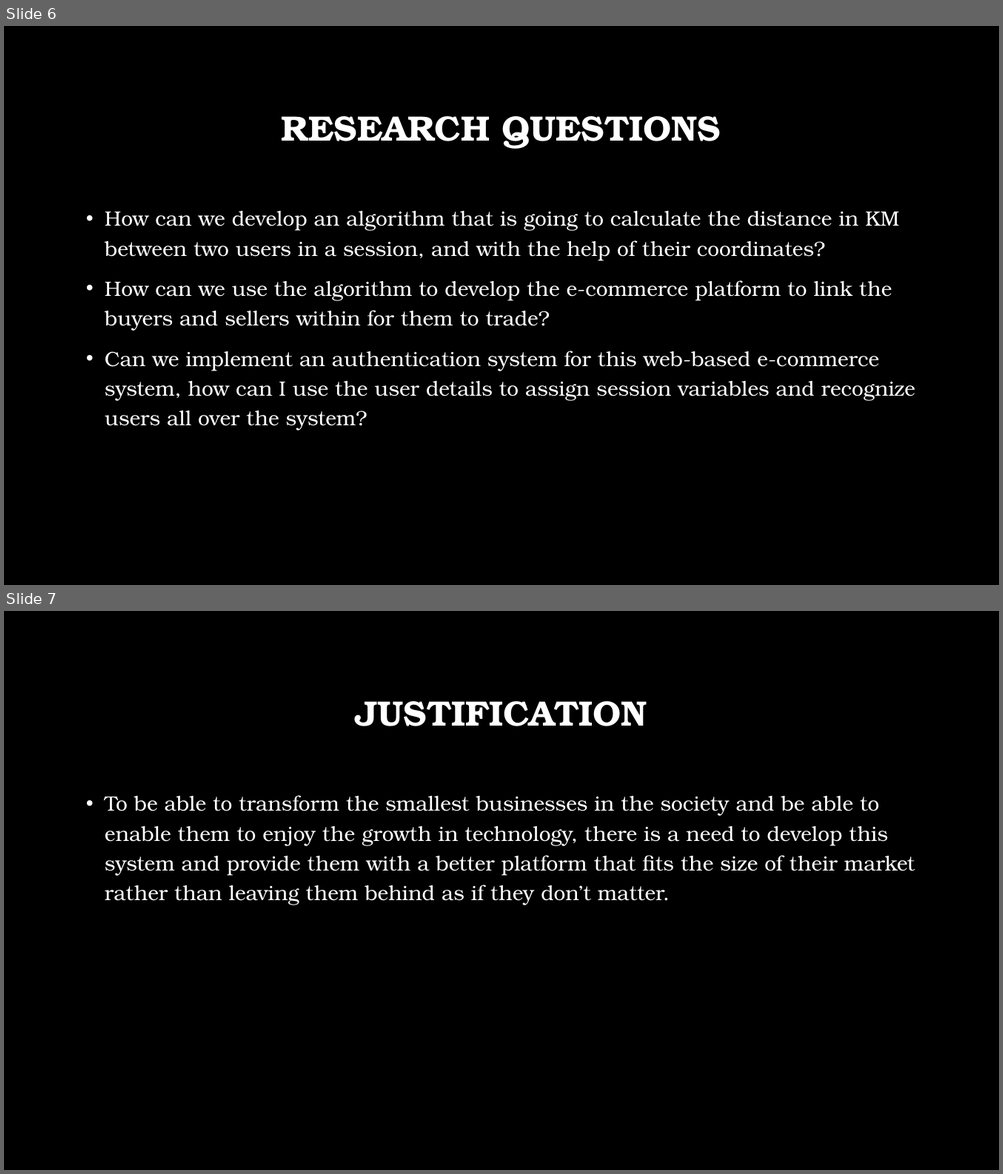
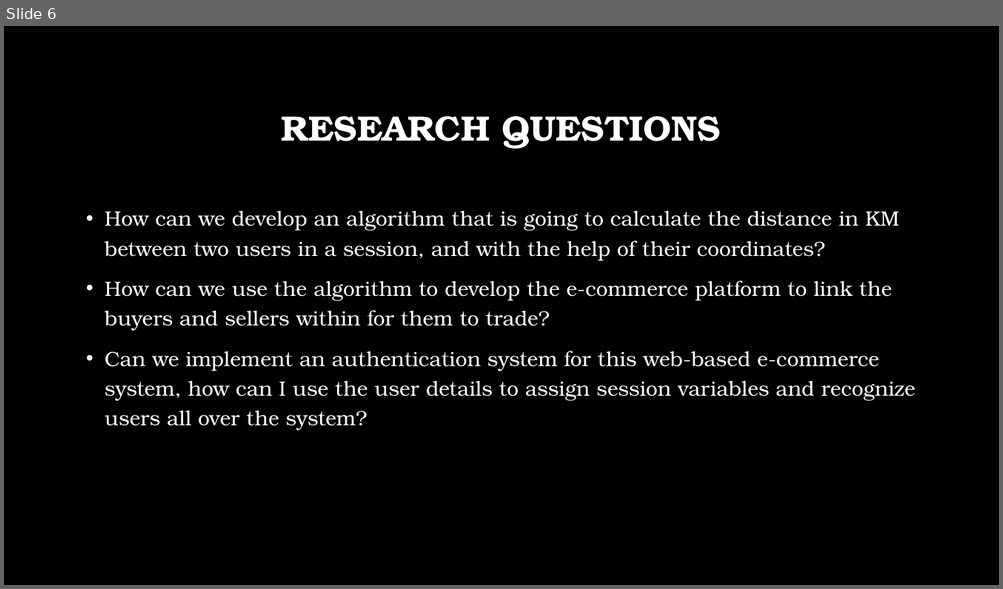
Before and after one commit to Lovestrant/Final-Year-Project, a slide deck: PROJECT DOCUMENTS/Powerpoint Presentation..pptx. Shown one above the other, each under a label of ours: slides 6 and 7 before the commit, slide 6 after it. The pictures are 1003x1174 and 1003x589 pixels, drawn with LibreOffice and Linux fonts; fonts in the diff are those of the drawing; background and template pictures are left out. Boxes give left, top, right and bottom in pixels: in the first picture for what was removed or moved away, otherwise in the second. Text is boxed around its words. In the diff, an @@ line names an element or a change of style, - is before the commit and + after.

```diff
--- a/PROJECT DOCUMENTS/Powerpoint Presentation..pptx
+++ b/PROJECT DOCUMENTS/Powerpoint Presentation..pptx
@@ slide 7 removed at [4,611,999,1170], background picture (left out) @@
@@ title removed at [355,701,646,726] @@
-JUSTIFICATION
@@ text removed at [105,795,915,906] @@
-• To be able to transform the smallest businesses in the society and be able to enable them to enjoy the growth in technology, there is a need to develop this system and provide them with a better platform that fits the size of their market rather than leaving them behind as if they don’t matter.
```
Also in this commit, not shown: 1 slide changed, 2 slides added, 1 other slide removed, 13 other files.
